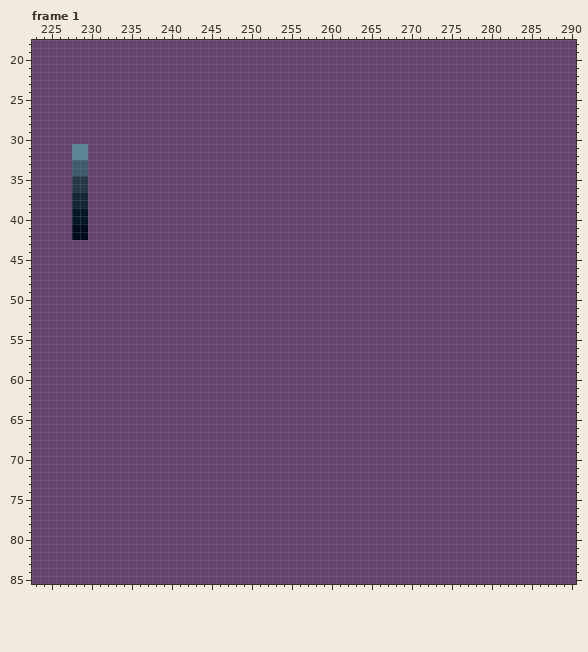
One commit to this pixel-art file: Assets/Sprites/Characters/Characters.aseprite. Above: the version before the commit.
304x176 pixels, 4 frames. Colours within 5 levels of each other are drawn and written as one. Shown: frame 1: x 223..290, y 18..85. The commit also changed other frames or places, which this record leaves out.
Once edited:
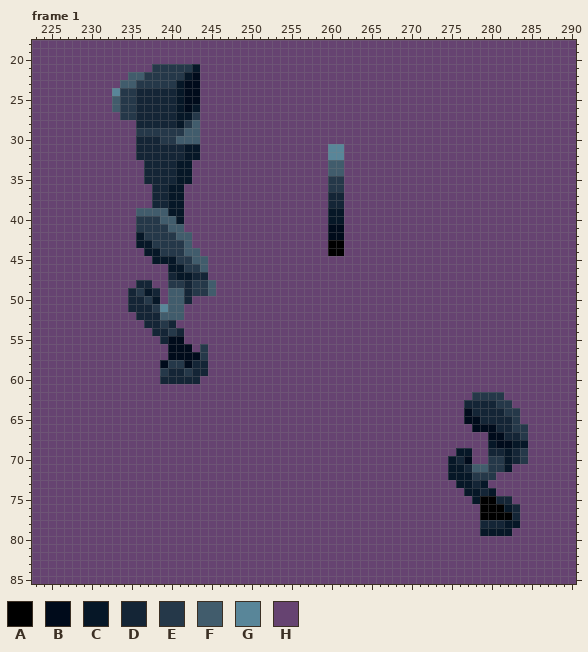
Palette (. is transparent): A #000000  B #000b1b  C #061727  D #142536  E #253849  F #415c6c  G #598699  H #664371
From the commit log: Start robot side
The exact change:
layer "robot/BackLeg" added
Changed rows in their new state; - is an unchanged pixel.
Frame 1, layers "robot/Back", "robot/BackLeg", "robot/Right":
first column x 228:
21 ----------EEEEEC-----------------------------------------
22 -------FFEEEEECB-----------------------------------------
23 ------FFEEEEECBB-----------------------------------------
24 -----GEEDDDDDCBB-----------------------------------------
25 -----FEEDDDDDCBB-----------------------------------------
26 -----FEEDDDDDCBC-----------------------------------------
27 ------EEDDDDDCCE-----------------------------------------
28 --------DDDDDCEF-----------------------------------------
29 --------EEEEEEFF-----------------------------------------
30 --------DDDEEFFF-----------------------------------------
31 HH------DDDDDDCC----------------GG-----------------------
32 HH------DDDDDDCC----------------GG-----------------------
33 HH-------DDDDCC-----------------FF-----------------------
34 HH-------DDDDCC-----------------FF-----------------------
35 HH-------DDDDCC-----------------EE-----------------------
36 HH--------DDCC------------------EE-----------------------
37 HH--------DDCC------------------DD-----------------------
38 HH--------DDCC------------------DD-----------------------
39 HH------FFFFCC------------------CC-----------------------
40 HH------EEEFFC------------------CC-----------------------
41 HH------EEEEFF------------------BB-----------------------
42 HH------CEEEEFF-----------------BB-----------------------
43 --------CCEEEEF-----------------AA-----------------------
44 ---------CCEEEFF----------------AA-----------------------
45 ----------CCCEEFF----------------------------------------
46 ------------CCEEF----------------------------------------
47 ------------DCCDD----------------------------------------
48 --------DD--EEDEEF---------------------------------------
49 -------DECD-FFDEEF---------------------------------------
50 -------DDEC-FFD------------------------------------------
51 -------DDDEGFF-------------------------------------------
52 --------DDDFFF-------------------------------------------
53 ---------DDED--------------------------------------------
54 ----------DDED-------------------------------------------
55 -----------DBB-------------------------------------------
56 ------------BBB-E----------------------------------------
57 ------------BBBBE----------------------------------------
58 -----------BEEBDD----------------------------------------
59 -----------EDDEDD----------------------------------------
60 -----------DDDDD-----------------------------------------
62 --------------------------------------------------EEEE---
63 -------------------------------------------------DDDDEE--
64 -------------------------------------------------BDDDDEE-
65 -------------------------------------------------BBDDDDE-
66 --------------------------------------------------BBBDDEE
67 ----------------------------------------------------BBDDE
68 ----------------------------------------------------CBBCC
69 ------------------------------------------------CC--DDCDE
70 -----------------------------------------------CDB--EECDE
71 -----------------------------------------------CCDFFEEC--
72 -----------------------------------------------CCCEEE----
73 ------------------------------------------------CCDC-----
74 -------------------------------------------------CCDC----
75 --------------------------------------------------CAADD--
76 ---------------------------------------------------AAACD-
77 ---------------------------------------------------AAAAD-
78 ---------------------------------------------------DDDCC-
79 ---------------------------------------------------CCCC--
